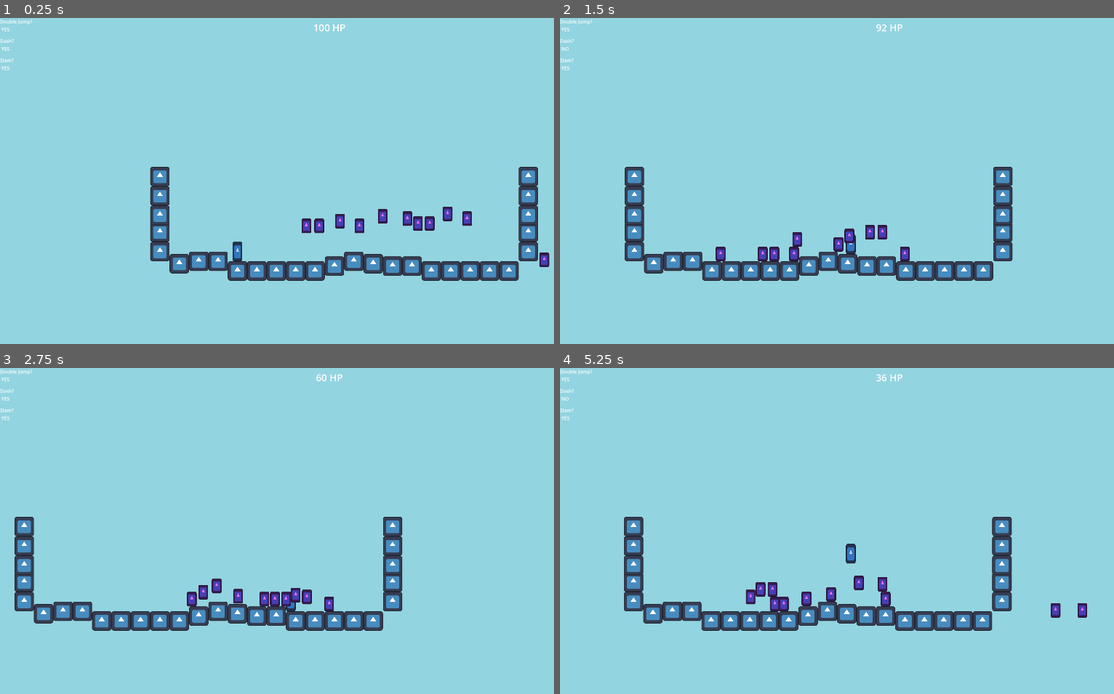
Above: before the commit, frames 1-4 (two rows, left to right).
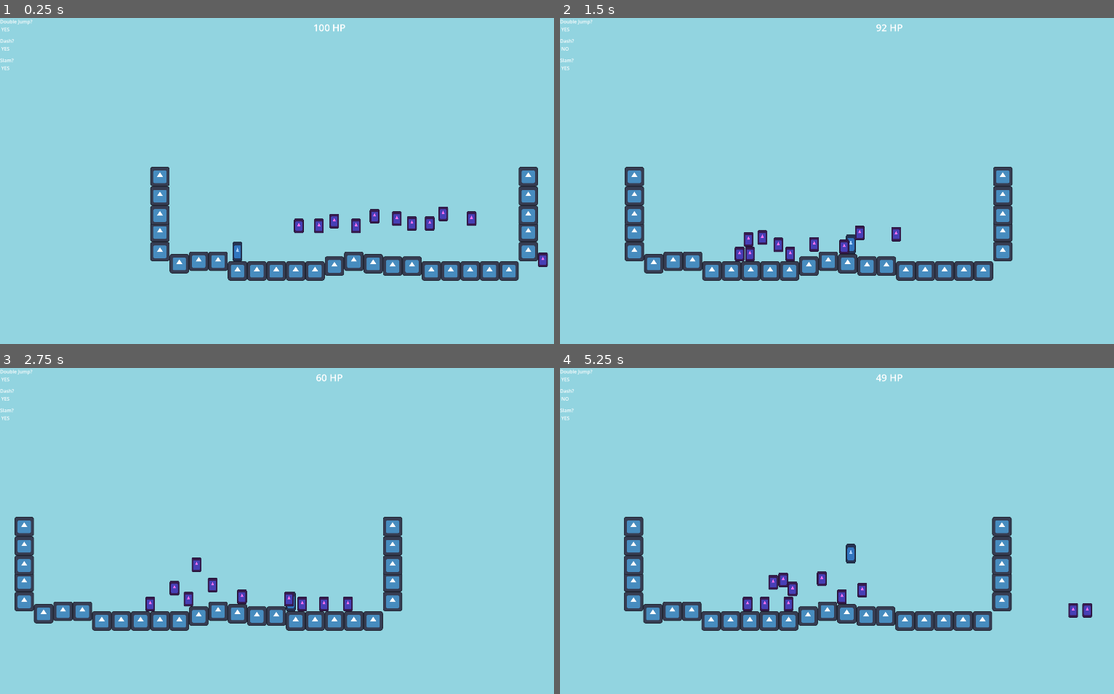
Above: after the commit, the same moments.

Repository: HeroHunterIguess/untitled-wip-game
Game: Godot game, scene res://scenes/worlds/test_scene.tscn
The game is run twice, just before and just after one commit, with the same random seed, the same clock (stepped at 60 frames per second) and the same inputs. This scene is started directly instead of the project's main scene. The engine's default icon, where the game draws it, is replaced by a stand-in: a white triangle on a blue panel in a dark square.
Inputs (mouse positions are in pixels of both pictures, inside the frame that each line leads up to):
- Up to frame 1 (0.25 s): no input
- Up to frame 2 (1.5 s): move the mouse to (820, 246) at 0.52 s; hold D (right) from 0.53 s (still down); tap E (air_freeze) at 0.6 s; tap Space (double jump) at 0.77 s; move the mouse to (1025, 229) at 1.27 s; tap Shift (dash) at 1.35 s
- Up to frame 3 (2.75 s): tap Space (double jump) at 1.52 s; move the mouse to (116, 482) at 2.02 s; release D (right) at 2.03 s; hold A (left) from 2.03 s (still down); right-click (116, 482) at 2.1 s
- Up to frame 4 (5.25 s): move the mouse to (881, 531) at 2.77 s; tap F (ground_slam) at 2.85 s; tap Space (double jump) at 3.02, 3.77, 4.52 s; move the mouse to (764, 449) at 3.52 s; click (764, 449) at 3.6 s; move the mouse to (981, 514) at 4.27 s; release A (left) at 4.28 s; hold D (right) from 4.28 s (still down); tap E (air_freeze) at 4.35 s; move the mouse to (731, 547) at 5.02 s; tap Shift (dash) at 5.1 s

The runs differ from the first frame. In frame 1, 1.0% of the frame differs, in the area x 53-100%, y 57-77%; in frame 2, 1.4%; in frame 3, 1.2%; in frame 4, 1.6%, in the area x 32-97%, y 1-77%.

Commit message:
setup enemy script inheritance

Diff:
--- a/project.godot
+++ b/project.godot
@@ -19,6 +19,7 @@
 
 global="*uid://11g5hwtlhpgy"
 data="*uid://bkpq6rfaymkgj"
+enemy_methods="*uid://cdv2fmfqusiql"
 
 [display]
 
--- /dev/null
+++ b/scenes/enemy types/burst_enemy.tscn
@@ -0,0 +1,25 @@
+[gd_scene format=3 uid="uid://fyaj7kbdq2td"]
+
+[ext_resource type="Texture2D" uid="uid://bvhe2m66j7025" path="res://icon.svg" id="1_ksxrg"]
+
+[sub_resource type="RectangleShape2D" id="RectangleShape2D_d0to3"]
+size = Vector2(48, 48)
+
+[sub_resource type="RectangleShape2D" id="RectangleShape2D_ksxrg"]
+size = Vector2(50, 50)
+
+[node name="burst_enemy" type="CharacterBody2D" unique_id=2141503813]
+
+[node name="CollisionShape2D" type="CollisionShape2D" parent="." unique_id=2122937597]
+shape = SubResource("RectangleShape2D_d0to3")
+
+[node name="Icon" type="Sprite2D" parent="." unique_id=638017216]
+modulate = Color(0.30273595, 0.5635103, 0.24962088, 1)
+scale = Vector2(0.375, 0.375)
+texture = ExtResource("1_ksxrg")
+
+[node name="hitbox" type="Area2D" parent="." unique_id=1489618191]
+
+[node name="CollisionShape2D" type="CollisionShape2D" parent="hitbox" unique_id=1671992415]
+shape = SubResource("RectangleShape2D_ksxrg")
+debug_color = Color(0.90839064, 0.00012090445, 0.73861134, 0.41960785)
--- /dev/null
+++ b/scripts/autoloads/enemy_methods.gd
@@ -0,0 +1,31 @@
+extends CharacterBody2D
+
+# has all the base methods for enemy types etc
+var health = 100
+
+func take_damage(amount):
+	health -= amount
+	# hurt anim or sfx?
+
+func take_kb(force, is_right):
+	if is_right:
+		velocity.x += force
+	elif !is_right:
+		velocity.x -= force
+	velocity.y -= global.VERTICAL_KNOCKBACK
+
+# necessary variables for die funciton
+var rng = RandomNumberGenerator.new()
+const health_pickup_preload = preload("res://scenes/objects/health_pickup.tscn")
+
+# kill enemy and maybe drop pickups
+func die():
+	# sometimes drop health pickup
+	var random_number = rng.randi_range(1,3)
+
+	if random_number == 1:
+		var health_pickup = health_pickup_preload.instantiate()
+		health_pickup.global_position = self.global_position
+		get_parent().add_child(health_pickup)
+
+	queue_free()
--- a/scripts/game/basic_enemy.gd
+++ b/scripts/game/basic_enemy.gd
@@ -1,22 +1,8 @@
-extends CharacterBody2D
+extends "res://scripts/autoloads/enemy_methods.gd"
 
 const JUMP_FORCE = 550
 const SOFT_SPEED_CAP = 325
 const DAMAGE = 8
-
-var health = 100
-var rng = RandomNumberGenerator.new()
-
-func take_damage(amount):
-	health -= amount
-	# hurt anim or sfx?
-
-func take_kb(force, is_right):
-	if is_right:
-		velocity.x += force
-	elif !is_right:
-		velocity.x -= force
-	velocity.y -= global.VERTICAL_KNOCKBACK
 
 # updating movement and physics every frame
 func _physics_process(delta: float) -> void:
@@ -47,21 +33,10 @@
 	# update position based on velocity
 	move_and_slide()
 
-# preload pickups
-const health_pickup_preload = preload("res://scenes/objects/health_pickup.tscn")
-
+# check for death
 func _process(_delta):
-	# die if health is 0
 	if (health <= 0):
-		# sometimes drop health pickup
-		var random_number = rng.randi_range(1,3)
-
-		if random_number == 1:
-			var health_pickup = health_pickup_preload.instantiate()
-			health_pickup.global_position = self.global_position
-			get_parent().add_child(health_pickup)
-
-		queue_free()
+		die()
 
 # deal damage to player when touched
 func _on_hitbox_area_entered(area: Area2D) -> void:
Not shown, added: scripts/autoloads/enemy_methods.gd.uid
